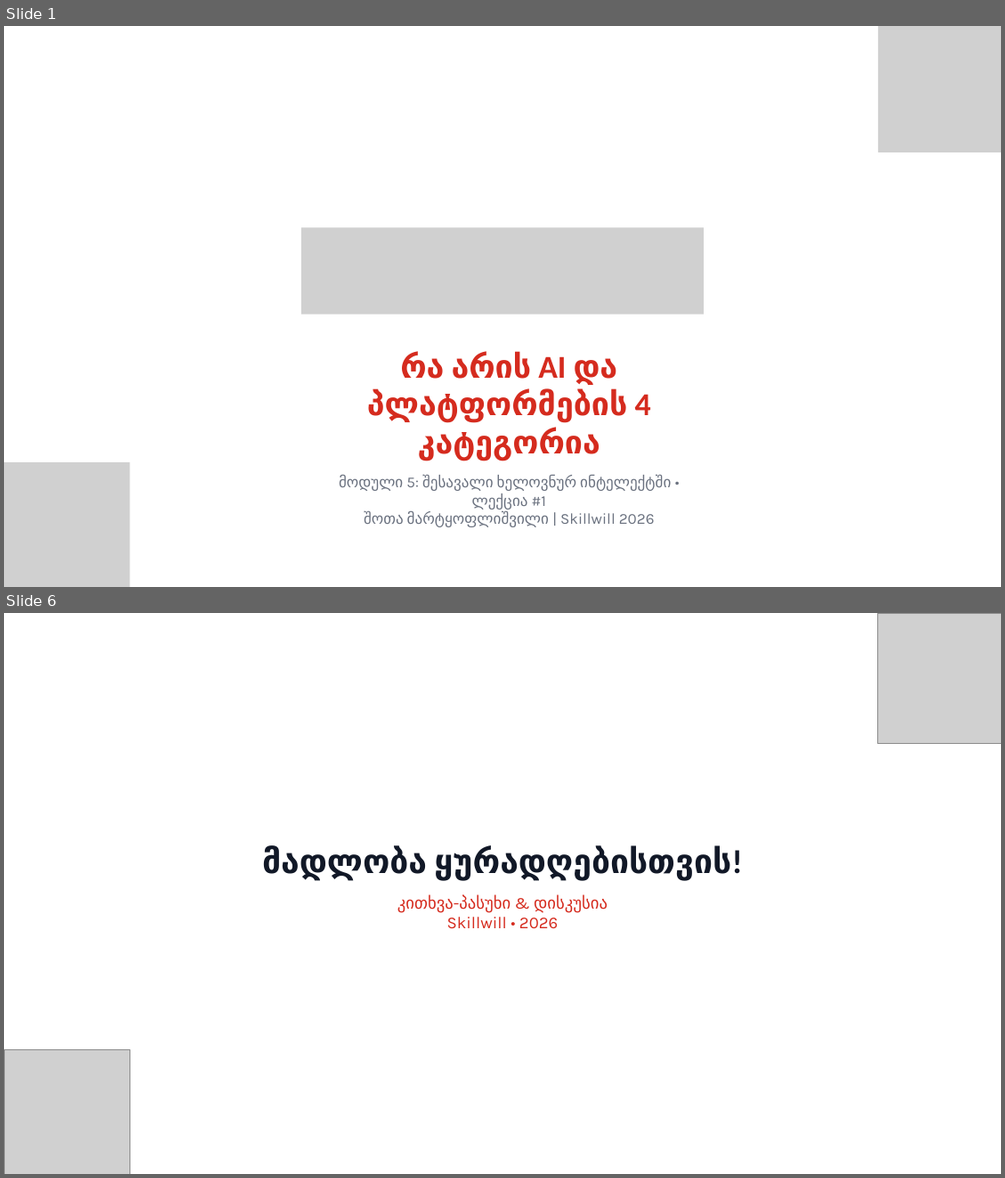
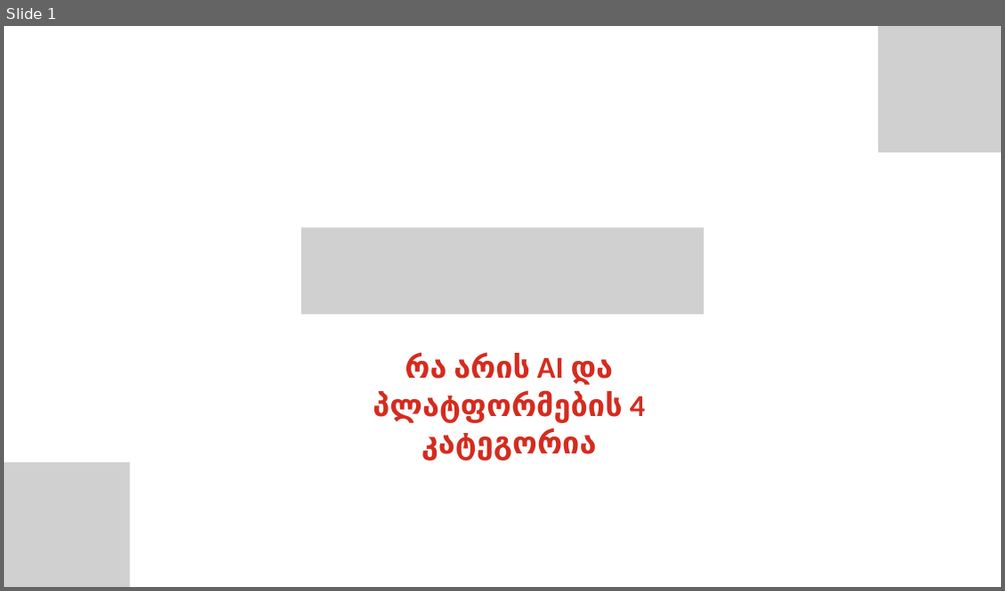
Before and after one commit to ShotaMart/skillwill-ai-curriculum, a slide deck: Skillwill_მოდული5_ლექცია1_პრეზენტაცია_ნიმუში.pptx. Shown one above the other, each under a label of ours: slides 1 and 6 before the commit, slide 1 after it; the slides between them are not shown. The pictures are 1005x1178 and 1005x591 pixels, drawn with LibreOffice and Linux fonts; fonts in the diff are those of the drawing; grey boxes stand for pictures. Boxes give left, top, right and bottom in pixels: in the first picture for what was removed or moved away, otherwise in the second. Text is boxed around its words. In the diff, an @@ line names an element or a change of style, - is before the commit and + after.

```diff
--- a/Skillwill_მოდული5_ლექცია1_პრეზენტაცია_ნიმუში.pptx
+++ b/Skillwill_მოდული5_ლექცია1_პრეზენტაცია_ნიმუში.pptx
@@ slide 6 removed at box(4, 613, 1001, 1174), background #FFFFFF @@
@@ picture removed at box(878, 613, 1001, 743) @@
@@ text removed at box(262, 845, 731, 929) @@
-მადლობა ყურადღებისთვის!
-კითხვა-პასუხი & დისკუსია
-Skillwill • 2026
@@ picture removed at box(4, 1049, 129, 1174) @@
@@ slide 1 changed as well @@
@@ text "რა არის AI და პლატფორმების ..." at box(372, 354, 645, 460): size 46 to 44 pt @@
@@ text at box(339, 475, 671, 527): paragraph removed @@
-მოდული 5: შესავალი ხელოვნურ ინტელექტში • ლექცია #1
-შოთა მარტყოფლიშვილი | Skillwill 2026
```
Also in this commit, not shown: 9 slides added, 4 other slides removed, 12 other files.
